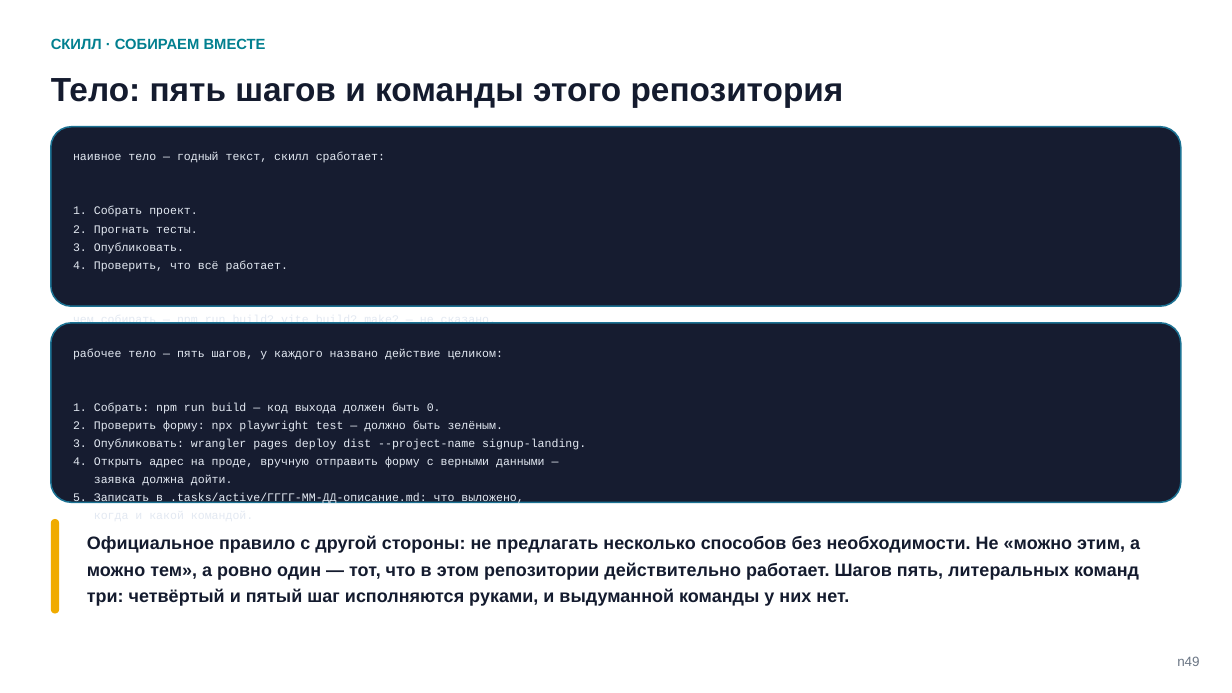
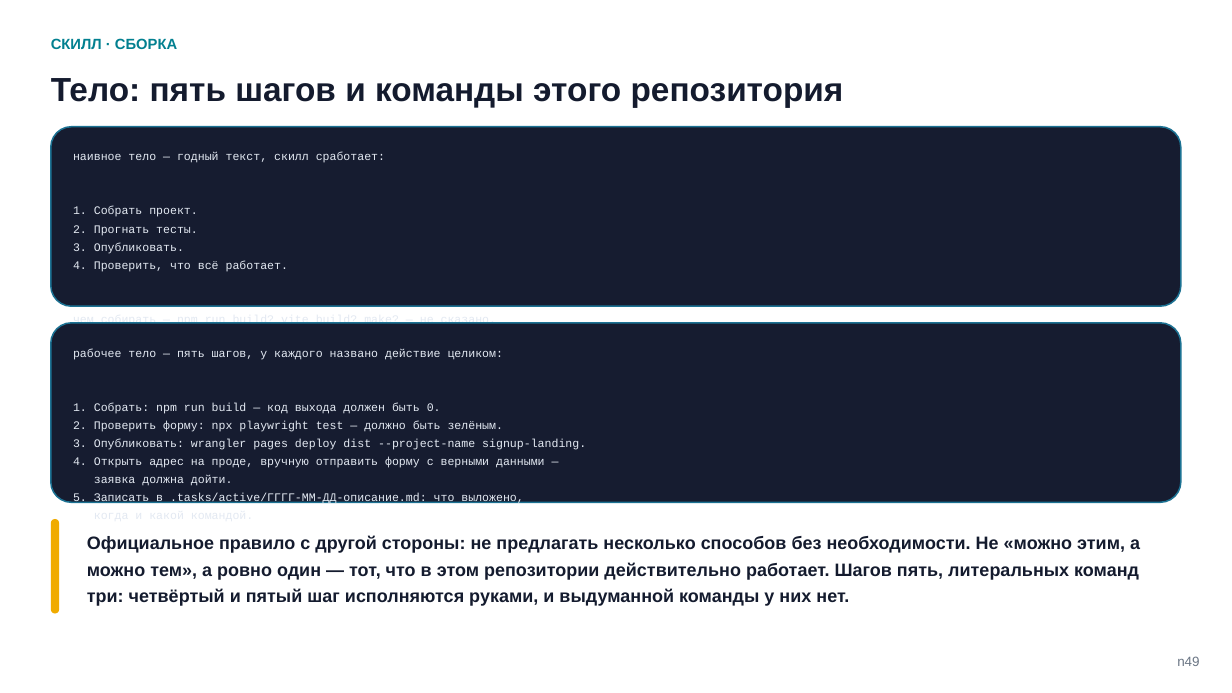
Before and after one commit to tellina-study/AI-usage-lessons, a slide deck: slide 49 of library/seminars/sem-05/rendered/sem-05-n.pptx. Drawn at 1232x693 pixels with LibreOffice and Linux fonts; fonts in the diff are those of the drawing. Boxes give left, top, right and bottom in pixels: in the first picture for what was removed or moved away, otherwise in the second. Text is boxed around its words. In the diff, an @@ line names an element or a change of style, - is before the commit and + after.

```diff
--- a/library/seminars/sem-05/rendered/sem-05-n.pptx
+++ b/library/seminars/sem-05/rendered/sem-05-n.pptx
@@ text at (51,38,177,49): text changed @@
-СКИЛЛ · СОБИРАЕМ ВМЕСТЕ
+СКИЛЛ · СБОРКА
```
Also in this commit, not shown: 6 other slides changed, 6 other files.
